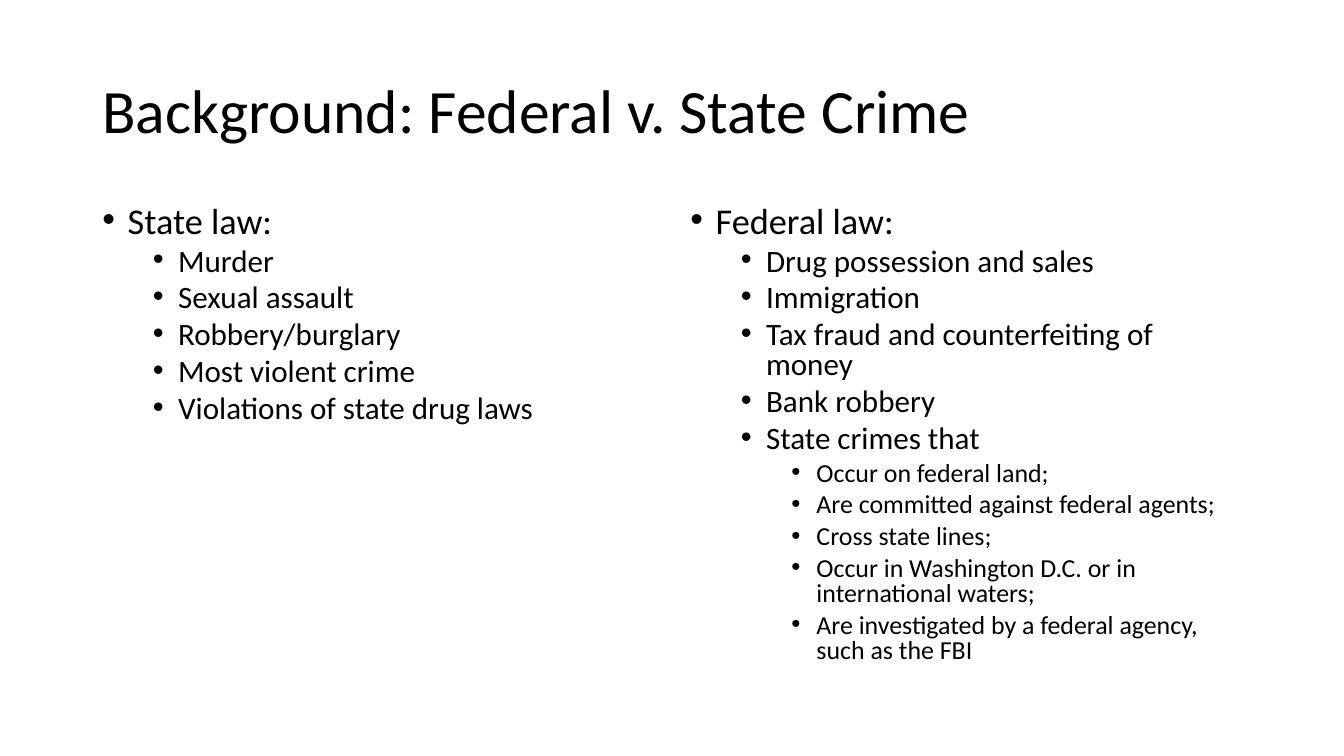
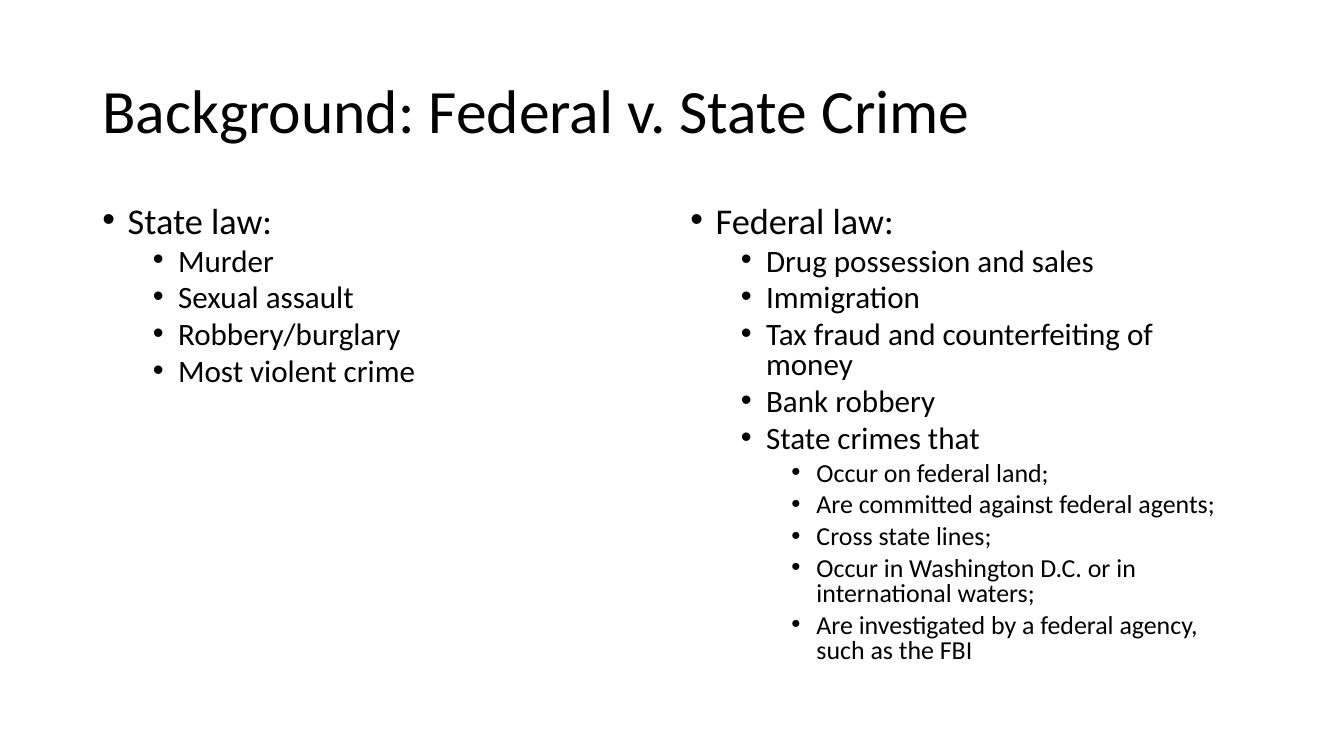
Before and after one commit to jenwhitson/sentencing_project, a slide deck: slide 4 of Presentation.pptx. Drawn at 1344x756 pixels with LibreOffice and Linux fonts; fonts in the diff are those of the drawing. Boxes give left, top, right and bottom in pixels: in the first picture for what was removed or moved away, otherwise in the second. Text is boxed around its words. In the diff, an @@ line names an element or a change of style, - is before the commit and + after.

```diff
--- a/Presentation.pptx
+++ b/Presentation.pptx
@@ text at [178,397,533,425]: paragraph removed @@
-  • Violations of state drug laws
```
Also in this commit, not shown: 6 other slides changed, 1 slide removed.
